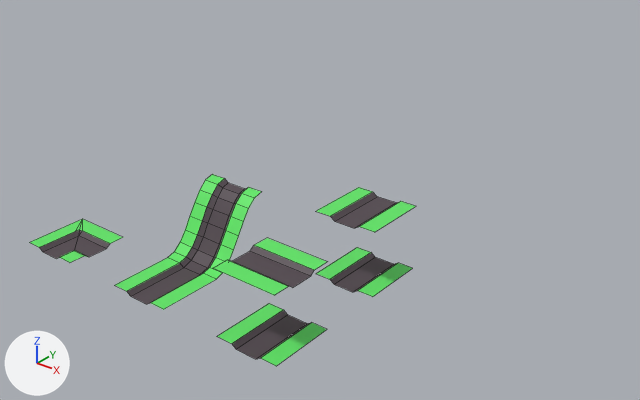
The Blender file minecraft/project/assets/Road.blend, before and after one commit.
Before and after are seen from a 50 mm camera at (8.91, -6.53, 6.54) aimed at (1.49, 2.74, 0.79). Every picture has the same lights, and +X, +Y and +Z are marked at lower left. The picture after the commit comes second. Mesh edges are drawn as thin lines.
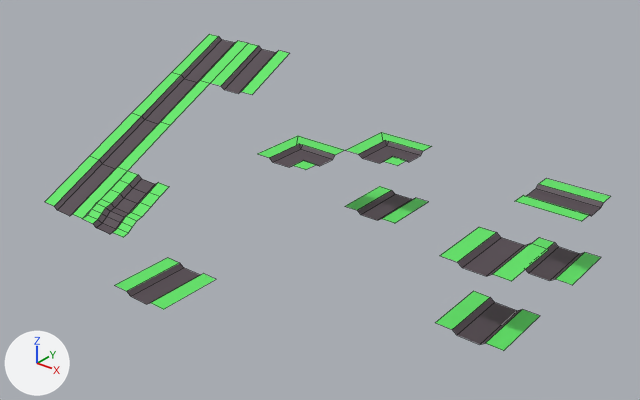
Patch to the scene script:
```diff
--- a/minecraft/project/assets/Road.blend.py
+++ b/minecraft/project/assets/Road.blend.py
@@ me_plane_006 @@
-me_plane_006.from_pydata(...)  # 27 vertices, 12 faces, 6 loose edges; spans x -0.5..0.5, y -0.5..0.5, z -0.5..-0.447
+me_plane_006.from_pydata(...)  # 18 vertices, 9 faces; spans x -0.5..0.5, y -0.5..0.5, z -0.5..-0.447
+# me_plane_006 part 1
+# 9 vertices are removed from x -0.5..0.5, y -0.5..0.5, z -0.5..-0.447
+# 10 faces are deleted
+# 6 loose edges are deleted
+# 2 new faces join them, mat_grass (green #60e766)
+# 5 new faces join them, mat_road (dark grey #51454c)
 me_plane_006.materials.append(mat_road)
@@ me_plane_010 @@
-me_plane_010.from_pydata(...)  # 54 vertices, 40 faces; spans x -0.5..0.5, y -0.5..0.5, z -0.5..0.553
+me_plane_010.from_pydata(...)  # 12 vertices, 5 faces; spans x -0.5..0.5, y -1.004..-0.004, z -0.5..0.053
+# me_plane_010 part 2: the whole mesh is rebuilt
 me_plane_010.materials.append(mat_road)
@@ me_plane_014 @@
+me_plane_014.from_pydata([(-0.5, 0.996, 0.553), (0.5, 0.996, 0.553), (0.166, 0.996, 0.5), (-0.167, 0.996, 0.5), (0.241, 0.996, 0.553), (-0.242, 0.996, 0.553), (-0.5, -0.004, 0.053), (-0.242, -0.004, 0.053), (-0.167, -0.004, 0.0), (0.166, -0.004, 0.0), (0.241, -0.004, 0.053), (0.5, -0.004, 0.053)], [], [(7, 6, 0, 5), (8, 7, 5, 3), (9, 8, 3, 2), (10, 9, 2, 4), (11, 10, 4, 1)])
+for i in [0, 4]: me_plane_014.polygons[i].material_index = 1
+me_plane_014.materials.append(mat_road)  # dark grey #51454c
+me_plane_014.materials.append(mat_grass)  # green #60e766
@@ me_plane_008 @@
+me_plane_008.from_pydata([(-0.5, -1.004, -0.447), (0.5, -1.004, -0.447), (0.166, -1.004, -0.5), (-0.167, -1.004, -0.5), (0.241, -1.004, -0.447), (-0.242, -1.004, -0.447), (-0.5, -0.004, 0.053), (-0.242, -0.004, 0.053), (-0.167, -0.004, 0.0), (0.166, -0.004, 0.0), (0.241, -0.004, 0.053), (0.5, -0.004, 0.053)], [], [(1, 4, 10, 11), (4, 2, 9, 10), (2, 3, 8, 9), (3, 5, 7, 8), (5, 0, 6, 7)])
+for i in [0, 4]: me_plane_008.polygons[i].material_index = 1
+me_plane_008.materials.append(mat_road)  # dark grey #51454c
+me_plane_008.materials.append(mat_grass)  # green #60e766
@@ ob_plane_001 @@
 ob_plane_001 = bpy.data.objects.new('Plane.001', me_plane_001)
-ob_plane_001.location = (2.5, 2.5, 0.5)
+ob_plane_001.location = (4.5, 2.5, 0.5)
@@ ob_plane_002 @@
 ob_plane_002 = bpy.data.objects.new('Plane.002', me_plane_003)
-ob_plane_002.location = (2.5, 0.5, 0.5)
+ob_plane_002.location = (4.5, 4.5, 0.5)
@@ ob_plane_003 @@
 ob_plane_003 = bpy.data.objects.new('Plane.003', me_plane_006)
-ob_plane_003.location = (-1.5, 0.5, 0.5)
+ob_plane_003.location = (0.5, 3.5, 1.5)
@@ ob_plane_005 @@
 ob_plane_005 = bpy.data.objects.new('Plane.005', me_plane_010)
-ob_plane_005.location = (0.5, 1.5, 0.5)
+ob_plane_005.location = (-2.5, 2.0, 0.5)
@@ ob_plane_010 @@
+ob_plane_010 = bpy.data.objects.new('Plane.010', me_plane_014)
+ob_plane_010.location = (-1.5, 4.0, 1.5)
@@ ob_plane_009 @@
+ob_plane_009 = bpy.data.objects.new('Plane.009', me_plane_013)  # 48 vertices, 35 faces; spans x -0.5..0.5, y -1.004..-0.004, z -0.5..0.053; in mat_road (dark grey #51454c), mat_grass (green #60e766)
+ob_plane_009.location = (-1.5, 2.0, 0.5)
@@ ob_plane_008 @@
+ob_plane_008 = bpy.data.objects.new('Plane.008', me_plane_014.copy())
+ob_plane_008.location = (-2.5, 4.0, 1.5)
@@ ob_plane_007 @@
+ob_plane_007 = bpy.data.objects.new('Plane.007', me_plane_008)
+ob_plane_007.location = (-2.5, 4.0, 1.5)
@@ ob_plane_006 @@
+ob_plane_006 = bpy.data.objects.new('Plane.006', me_plane_014.copy())
+ob_plane_006.location = (-2.5, 2.0, 0.5)
@@ ob_plane_004 @@
+ob_plane_004 = bpy.data.objects.new('Plane.004', me_plane_002)  # 30 vertices, 14 faces; spans x -0.5..0.5, y -0.5..0.5, z -0.5..0.553; in mat_road (dark grey #51454c), mat_grass (green #60e766)
+ob_plane_004.location = (1.5, 4.5, 0.5)
```

What differs and where, as boxes (x1, y1, x2, y2) in the pictures (640 x 400 px):
'Plane.001', moved
    before: (316, 187, 416, 297)
    after: (435, 227, 549, 351)
'Plane.002', moved
    before: (213, 238, 327, 366)
    after: (516, 178, 611, 285)
'Plane.005', reshaped, moved (12% narrower, 40% shorter)
    before: (168, 174, 261, 279)
    after: (45, 156, 127, 219)
'Plane.003', reshaped, moved (7% narrower, 22% shorter)
    before: (29, 219, 123, 263)
    after: (258, 136, 345, 170)
'Plane.004', added
    after: (346, 132, 432, 223)
'Plane.009', added
    after: (83, 171, 169, 237)
'Plane.006', added
    after: (90, 113, 170, 171)
'Plane.010', added
    after: (211, 43, 289, 95)
'Plane.007', added
    after: (132, 72, 210, 125)
'Plane.008', added
    after: (172, 34, 248, 83)
part 1 of me_plane_006, reshaped
    before: (39, 219, 123, 263)
    after: (270, 136, 345, 170)
